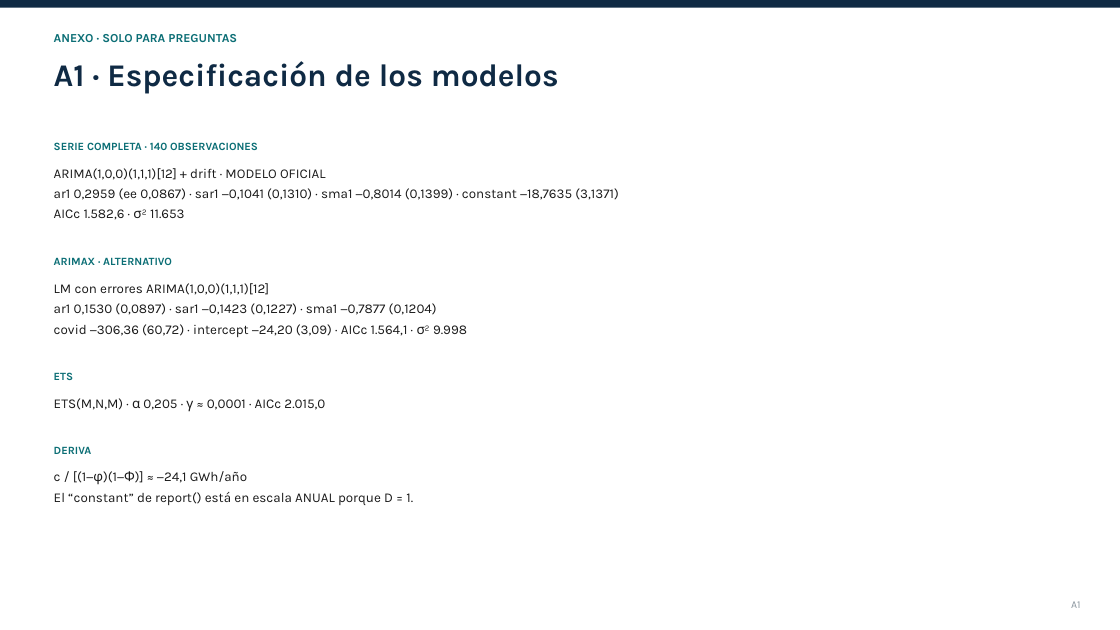
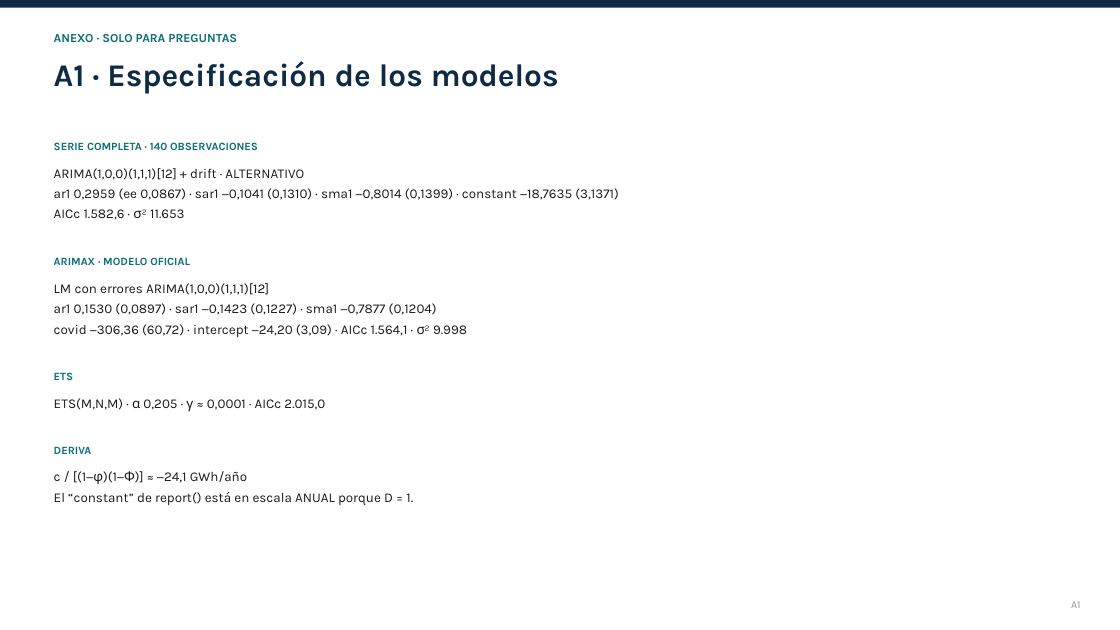
Before and after one commit to Yennzygame/Light_SESA_IND2616, a slide deck: slide 12 of 5_estudio/SLIDES_10MIN.pptx. Drawn at 1120x630 pixels with LibreOffice and Linux fonts; fonts in the diff are those of the drawing. Boxes give left, top, right and bottom in pixels: in the first picture for what was removed or moved away, otherwise in the second. Text is boxed around its words. In the diff, an @@ line names an element or a change of style, - is before the commit and + after.

```diff
--- a/5_estudio/SLIDES_10MIN.pptx
+++ b/5_estudio/SLIDES_10MIN.pptx
@@ text at <box>54,168,304,180</box>: text changed @@
-ARIMA(1,0,0)(1,1,1)[12] + drift · MODELO OFICIAL
+ARIMA(1,0,0)(1,1,1)[12] + drift · ALTERNATIVO
@@ text at <box>54,257,190,265</box>: text changed @@
-ARIMAX · ALTERNATIVO
+ARIMAX · MODELO OFICIAL
```
Also in this commit, not shown: 7 other slides changed, 3 other files.
